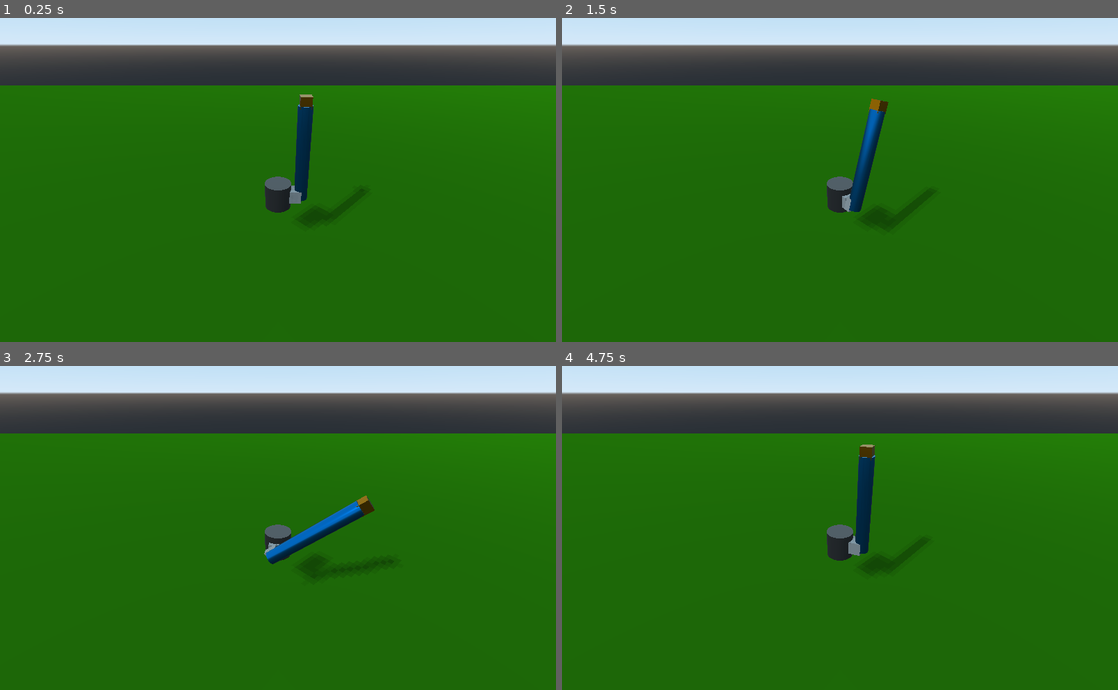
Above: before the commit, frames 1-4 (two rows, left to right).
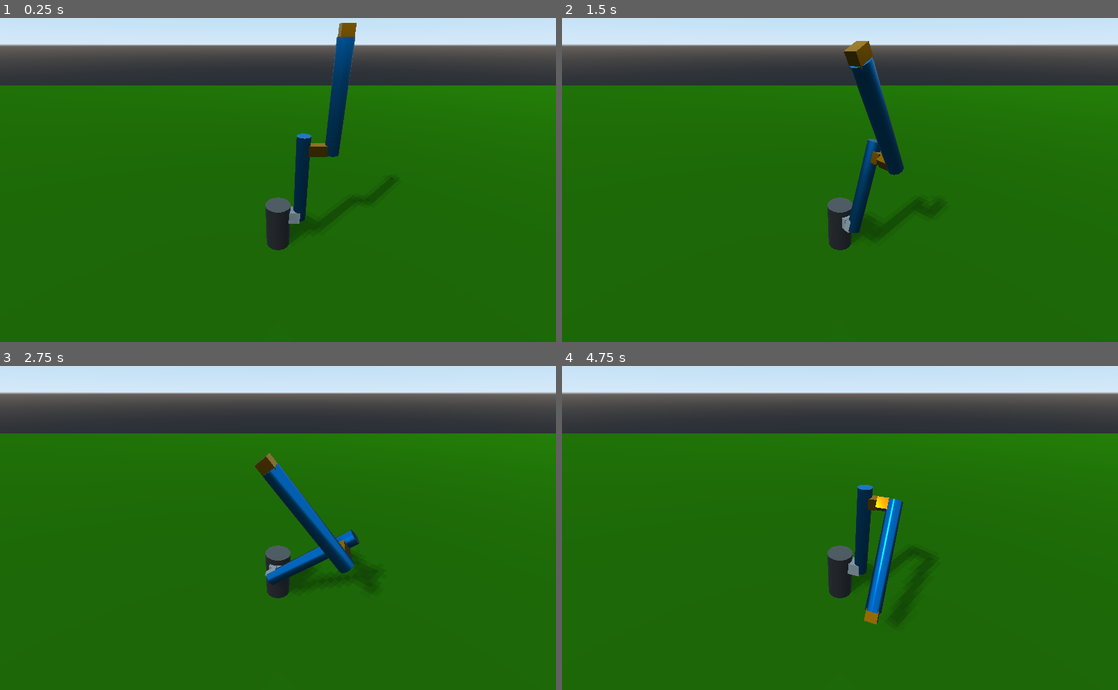
Above: after the commit, the same moments.

Repository: RootCellar/CS485
Game: Godot game, scene res://GodotRobot.tscn
The game is run twice, just before and just after one commit, with the same random seed, the same clock (stepped at 60 frames per second) and the same inputs.
Inputs:
- Up to frame 1 (0.25 s): no input
- Up to frame 2 (1.5 s): tap Enter at 0.5 s; hold D 0.53-1.28 s; hold Z 0.53-1.28 s; tap X at 0.8, 1.35 s; hold S from 1.28 s (still down)
- Up to frame 3 (2.75 s): tap Z at 1.55 s; release S at 2.03 s; hold D from 2.03 s (still down); hold Z from 2.03 s (still down); tap X at 2.3 s
- Up to frame 4 (4.75 s): release D at 2.78 s; release Z at 2.78 s; hold W 2.78-3.53 s; tap X at 2.85, 3.8, 4.35 s; tap Z at 3.05, 4.55 s; hold Z 3.53-4.28 s; hold A from 3.53 s (still down)

The runs differ from the first frame. In frame 1, 3.3% of the frame differs, in the area x 47-72%, y 1-72%; in frame 2, 3.7%; in frame 3, 3.9%, in the area x 45-71%, y 26-72%; in frame 4, 3.4%.

Commit message:
complete HW0

Diff:
--- a/HW0/GodotRobot.tscn
+++ b/HW0/GodotRobot.tscn
@@ -1,9 +1,11 @@
-[gd_scene load_steps=16 format=2]
+[gd_scene load_steps=17 format=2]
 
-[ext_resource path="res://KeyboardRotate.gd" type="Script" id=1]
-[ext_resource path="res://UpperArm.gd" type="Script" id=2]
+[ext_resource path="res://RotateBase.gd" type="Script" id=1]
+[ext_resource path="res://UpperArmAttach.gd" type="Script" id=2]
+[ext_resource path="res://UpperArmAttach2.gd" type="Script" id=3]
 
 [sub_resource type="CylinderMesh" id=1]
+height = 4.0
 
 [sub_resource type="SpatialMaterial" id=9]
 albedo_color = Color( 0.403922, 0.403922, 0.403922, 1 )
@@ -51,13 +53,13 @@
 [node name="Spatial" type="Spatial"]
 
 [node name="ArmBase" type="MeshInstance" parent="."]
-transform = Transform( 1, 0, 0, 0, 1, 0, 0, 0, 1, 0, 5, 0 )
+transform = Transform( 1, 0, 0, 0, 1, 0, 0, 0, 1, 0, 2, 0 )
 mesh = SubResource( 1 )
 material/0 = SubResource( 9 )
 script = ExtResource( 1 )
 
 [node name="ArmConnect1" type="MeshInstance" parent="ArmBase"]
-transform = Transform( 1, 0, 0, 0, 1, 0, 0, 0, 1, 1, 0, 0 )
+transform = Transform( 1, 0, 0, 0, 1, 0, 0, 0, 1, 1, 1, 0 )
 mesh = SubResource( 2 )
 material/0 = SubResource( 10 )
 
@@ -73,8 +75,25 @@
 skeleton = NodePath("../..")
 material/0 = SubResource( 12 )
 
-[node name="MeshInstance" type="MeshInstance" parent="ArmBase/ArmConnect1/UpperArmAttach/UpperArm"]
-transform = Transform( 1, 0, 0, 0, 1, 0, 0, 0, 1, 0, 3.71486, 0 )
+[node name="ArmConnect2" type="MeshInstance" parent="ArmBase/ArmConnect1/UpperArmAttach/UpperArm"]
+transform = Transform( 1, 0, 0, 0, 1, 0, 0, 0, 1, 0.5, 2.5, 0 )
+mesh = SubResource( 4 )
+material/0 = SubResource( 13 )
+
+[node name="UpperArmAttach2" type="MeshInstance" parent="ArmBase/ArmConnect1/UpperArmAttach/UpperArm/ArmConnect2"]
+transform = Transform( 1, 0, 0, 0, 1, 0, 0, 0, 1, 0.75, 0, 0 )
+mesh = SubResource( 4 )
+material/0 = SubResource( 13 )
+script = ExtResource( 3 )
+
+[node name="UpperArm2" type="MeshInstance" parent="ArmBase/ArmConnect1/UpperArmAttach/UpperArm/ArmConnect2/UpperArmAttach2"]
+transform = Transform( 1, 0, 0, 0, 1, 0, 0, 0, 1, 0.75, 3.2, 0 )
+mesh = SubResource( 3 )
+skeleton = NodePath("../..")
+material/0 = SubResource( 12 )
+
+[node name="End Block" type="MeshInstance" parent="ArmBase/ArmConnect1/UpperArmAttach/UpperArm/ArmConnect2/UpperArmAttach2/UpperArm2"]
+transform = Transform( 1, 0, 0, 0, 1, 0, 0, 0, 1, 0, 3.75, 0 )
 mesh = SubResource( 4 )
 material/0 = SubResource( 13 )
 
--- /dev/null
+++ b/HW0/UpperArmAttach2.gd
@@ -0,0 +1,22 @@
+extends MeshInstance
+
+
+# Declare member variables here. Examples:
+# var a = 2
+# var b = "text"
+
+
+# Called when the node enters the scene tree for the first time.
+func _ready():
+	pass # Replace with function body.
+
+
+# Called every frame. 'delta' is the elapsed time since the previous frame.
+func _process(_delta):
+	if(Input.is_physical_key_pressed(KEY_Z)):
+		transform.basis.y += 0.02*transform.basis.z
+	if(Input.is_physical_key_pressed(KEY_X)):
+		transform.basis.y += -0.02*transform.basis.z
+
+	transform.basis = transform.basis.orthonormalized()
+	pass
Renamed: HW0/KeyboardRotate.gd -> HW0/RotateBase.gd
Renamed: HW0/UpperArm.gd -> HW0/UpperArmAttach.gd
